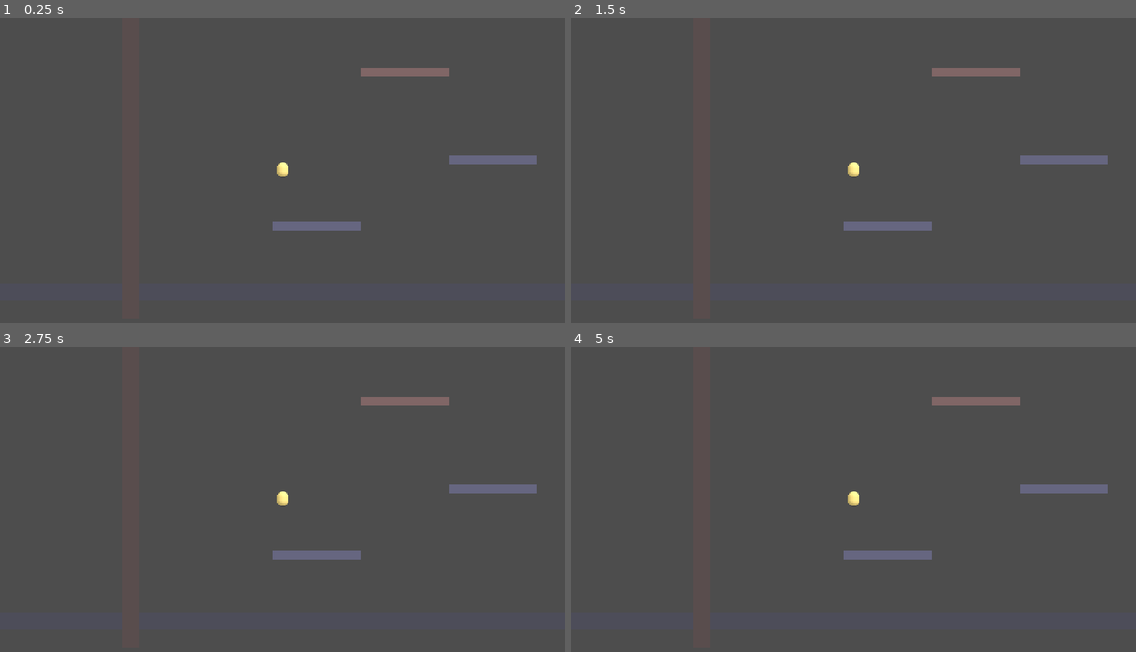
Above: before the commit, frames 1-4 (two rows, left to right).
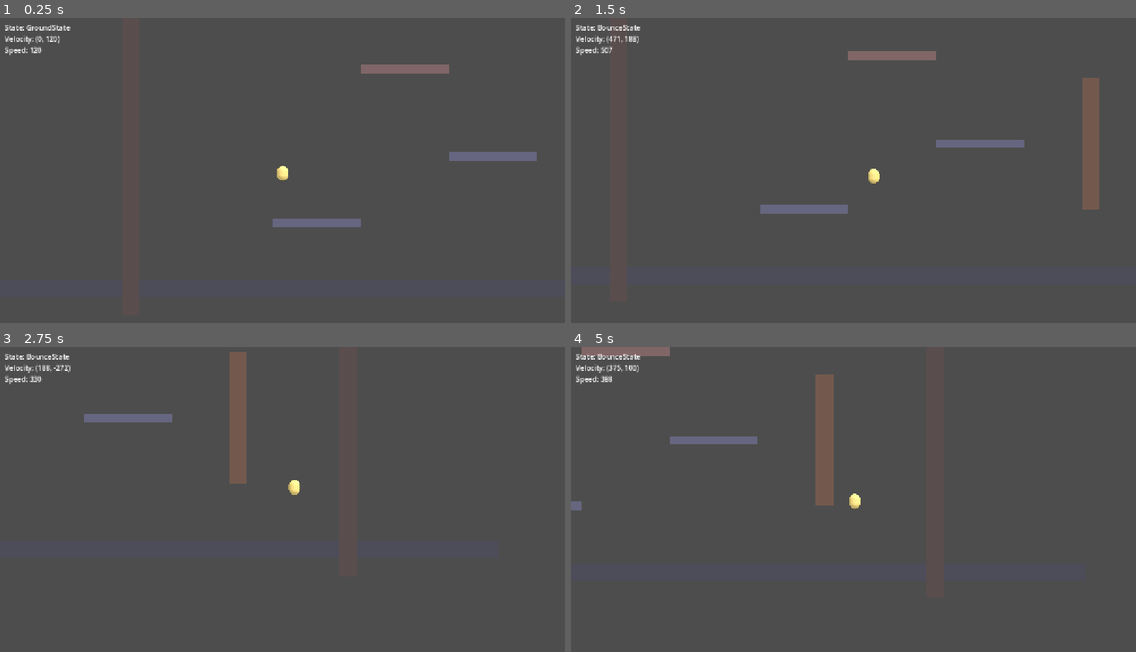
Above: after the commit, the same moments.

Repository: HaMeiAltVergessen/Mr.-Pudding
Game: Godot game, scene res://scenes/levels/test_level.tscn
Same seed, same stepped clock (60 frames per second), same inputs: the game is played once before the commit and once after it.
Inputs:
- Up to frame 1 (0.25 s): no input
- Up to frame 2 (1.5 s): hold Shift (sprint) 0.53-1.28 s; hold Right (move_right) from 0.53 s (still down); tap E (claw) at 0.6 s; tap Space (jump) at 0.77, 1.07 s; tap Shift (sprint) at 1.35 s
- Up to frame 3 (2.75 s): tap Space (jump) at 1.52, 1.55, 1.82, 2.1 s; release Right (move_right) at 2.03 s; hold Left (move_left) from 2.03 s (still down); tap E (claw) at 2.3 s
- Up to frame 4 (5 s): release Left (move_left) at 2.78 s; hold Right (move_right) 2.78-4.28 s; tap E (claw) at 2.85, 4.35 s; tap Space (jump) at 3.02, 3.32, 3.77, 3.8, 4.07, 4.52, 4.82 s; tap Shift (sprint) at 3.05 s; hold Shift (sprint) 3.53-4.28 s; hold Left (move_left) from 4.28 s (still down)

The runs differ from the first frame. In frame 1, 1.4% of the frame differs, in the area x 0-95%, y 2-70%; in frame 2, 4.4%; in frame 3, 3.6%; in frame 4, 4.1%.

Commit message:
Magic
Player hat states, in diesen kann man den bouncen usw. einstellen
nur in der level, nicht player szene editierbar.

Diff:
--- a/mr.-pudding/resources/player_physics.gd
+++ b/mr.-pudding/resources/player_physics.gd
@@ -3,18 +3,21 @@
 
 @export_group("Ground")
 @export var move_speed: float = 300.0
-@export var sprint_multiplier: float = 1.6
-@export var jump_velocity: float = -500.0
-@export var gravity: float = 980.0
+@export var sprint_multiplier: float = 3
+@export var jump_velocity: float = -400.0
+@export var gravity: float = 480.0
 @export var acceleration: float = 2000.0
 @export var friction: float = 1500.0
-@export var air_control: float = 0.6
+@export var air_control: float = 0.8
 
 @export_group("Bounce")
-@export var bounce_threshold: float = 400.0
-@export var bounce_factor: float = 0.75
+@export var bounce_threshold: float = 200.0
+@export var bounce_factor: float = 0.9
 @export var min_bounce_speed: float = 100.0
+@export var bounce_cooldown: float = 0.15
 
 @export_group("Claw")
 @export var claw_deceleration: float = 800.0
 @export var claw_max_grip_speed: float = 150.0
+@export var claw_hang_duration: float = 3.0
+@export var claw_slide_speed: float = 40.0
--- a/mr.-pudding/scenes/player/player.tscn
+++ b/mr.-pudding/scenes/player/player.tscn
@@ -1,34 +1,36 @@
-[gd_scene load_steps=8 format=3 uid="uid://cplayer00001"]
+[gd_scene load_steps=10 format=3 uid="uid://cplayer00001"]
 
-[ext_resource type="Script" path="res://scripts/player/player.gd" id="1_player"]
-[ext_resource type="Script" path="res://scripts/state_machine/state_machine.gd" id="2_sm"]
-[ext_resource type="Script" path="res://scripts/states/ground_state.gd" id="3_ground"]
-[ext_resource type="Script" path="res://scripts/states/bounce_state.gd" id="4_bounce"]
-[ext_resource type="Script" path="res://scripts/states/claw_state.gd" id="5_claw"]
-[ext_resource type="PackedScene" uid="uid://c3dviewport001" path="res://scenes/player/player_3d_viewport.tscn" id="6_visual"]
-[ext_resource type="Script" path="res://resources/player_physics.gd" id="7_physics"]
+[ext_resource type="Script" uid="uid://rld3erwwnyl5" path="res://scripts/player/player.gd" id="1_player"]
+[ext_resource type="Script" uid="uid://dsfg0uion1vwe" path="res://scripts/state_machine/state_machine.gd" id="2_sm"]
+[ext_resource type="Script" uid="uid://fojwc2av42li" path="res://scripts/states/ground_state.gd" id="3_ground"]
+[ext_resource type="Script" uid="uid://codstfrpwnii4" path="res://scripts/states/bounce_state.gd" id="4_bounce"]
+[ext_resource type="Script" uid="uid://k38qtu6sgwu3" path="res://scripts/states/claw_state.gd" id="5_claw"]
+[ext_resource type="PackedScene" uid="uid://dl3l8knm7y0to" path="res://scenes/player/player_3d_viewport.tscn" id="6_visual"]
+[ext_resource type="Script" uid="uid://celt7r5hebpvi" path="res://resources/player_physics.gd" id="7_physics"]
+
+[sub_resource type="Resource" id="Resource_physics"]
+script = ExtResource("7_physics")
+move_speed = 300.0
+sprint_multiplier = 3.0
+jump_velocity = -400.0
+gravity = 480.0
+acceleration = 2000.0
+friction = 1500.0
+air_control = 0.8
+bounce_threshold = 200.0
+bounce_factor = 0.9
+min_bounce_speed = 100.0
+bounce_cooldown = 0.15
+claw_deceleration = 800.0
+claw_max_grip_speed = 150.0
+claw_hang_duration = 3.0
+claw_slide_speed = 40.0
 
 [sub_resource type="CapsuleShape2D" id="CapsuleShape2D_player"]
 radius = 16.0
 height = 48.0
 
-[sub_resource type="Resource" id="Resource_physics"]
-script = ExtResource("7_physics")
-move_speed = 300.0
-sprint_multiplier = 1.6
-jump_velocity = -500.0
-gravity = 980.0
-acceleration = 2000.0
-friction = 1500.0
-air_control = 0.6
-bounce_threshold = 400.0
-bounce_factor = 0.75
-min_bounce_speed = 100.0
-claw_deceleration = 800.0
-claw_max_grip_speed = 150.0
-
 [node name="Player" type="CharacterBody2D"]
-floor_stop_on_slope = true
 floor_max_angle = 0.8028
 script = ExtResource("1_player")
 physics = SubResource("Resource_physics")
--- a/mr.-pudding/scripts/state_machine/state_machine.gd
+++ b/mr.-pudding/scripts/state_machine/state_machine.gd
@@ -9,16 +9,42 @@
 
 
 func _ready() -> void:
+	# Debug: check if exports resolved
+	print("[StateMachine] _ready called")
+	print("[StateMachine] player export = ", player)
+	print("[StateMachine] initial_state export = ", initial_state)
+
+	# Fallback: if player export didn't resolve, find parent CharacterBody2D
+	if not player:
+		var parent := get_parent()
+		if parent is CharacterBody2D:
+			player = parent
+			print("[StateMachine] player resolved via parent: ", player)
+
+	# Fallback: if initial_state didn't resolve, use first State child
+	if not initial_state:
+		for child: Node in get_children():
+			if child is State:
+				initial_state = child
+				print("[StateMachine] initial_state resolved to first child: ", child.name)
+				break
+
 	for child: Node in get_children():
 		if child is State:
 			states[child.name] = child
 			child.player = player
 			child.state_machine = self
 			child.init()
+			print("[StateMachine] Registered state: ", child.name, " | player set: ", child.player != null)
+
+	print("[StateMachine] Total states: ", states.size())
 
 	if initial_state:
 		current_state = initial_state
 		current_state.enter()
+		print("[StateMachine] Entered initial state: ", current_state.name)
+	else:
+		push_error("[StateMachine] No initial state found!")
 
 
 func _process(delta: float) -> void:
--- a/mr.-pudding/scripts/states/bounce_state.gd
+++ b/mr.-pudding/scripts/states/bounce_state.gd
@@ -2,15 +2,19 @@
 extends State
 
 var bounce_velocity: Vector2
+var cooldown_timer: float = 0.0
 
 
 func enter(msg: Dictionary = {}) -> void:
 	bounce_velocity = msg.get("velocity", player.velocity) as Vector2
 	player.velocity = bounce_velocity
+	cooldown_timer = 0.0
 
 
 func physics_update(delta: float) -> void:
 	var phys: PlayerPhysics = player.physics
+
+	cooldown_timer -= delta
 
 	# Gravity
 	player.velocity.y += phys.gravity * delta
@@ -24,13 +28,18 @@
 	var velocity_before: Vector2 = player.velocity
 	player.move_and_slide()
 
-	# Reflect on collision
-	for i: int in player.get_slide_collision_count():
-		var collision: KinematicCollision2D = player.get_slide_collision(i)
-		var normal: Vector2 = collision.get_normal()
-		var reflected: Vector2 = velocity_before.bounce(normal)
+	# Reflect on collision (combine normals for corner safety)
+	var collision_count: int = player.get_slide_collision_count()
+	if collision_count > 0 and cooldown_timer <= 0.0:
+		var combined_normal := Vector2.ZERO
+		for i: int in collision_count:
+			combined_normal += player.get_slide_collision(i).get_normal()
+		combined_normal = combined_normal.normalized()
+
+		var reflected: Vector2 = velocity_before.bounce(combined_normal)
 		reflected *= phys.bounce_factor
 		player.velocity = reflected
+		cooldown_timer = phys.bounce_cooldown
 
 	# Exit: speed drops below threshold
 	if player.velocity.length() < phys.min_bounce_speed:
--- a/mr.-pudding/scripts/states/claw_state.gd
+++ b/mr.-pudding/scripts/states/claw_state.gd
@@ -3,6 +3,7 @@
 
 var surface_normal: Vector2
 var grip_velocity: float
+var hang_timer: float
 
 
 func enter(_msg: Dictionary = {}) -> void:
@@ -10,10 +11,13 @@
 	var tangent: Vector2 = Vector2(-surface_normal.y, surface_normal.x)
 	grip_velocity = player.velocity.dot(tangent)
 	player.velocity = Vector2.ZERO
+	hang_timer = 0.0
 
 
 func physics_update(delta: float) -> void:
 	var phys: PlayerPhysics = player.physics
+
+	hang_timer += delta
 
 	# Decelerate toward zero
 	grip_velocity = move_toward(grip_velocity, 0.0, phys.claw_deceleration * delta)
@@ -28,10 +32,18 @@
 	var tangent: Vector2 = Vector2(-surface_normal.y, surface_normal.x)
 	player.velocity = tangent * grip_velocity
 
+	# Slide downward while clinging
+	player.velocity.y += phys.claw_slide_speed * delta
+
 	# Push into surface to maintain contact
 	player.velocity -= surface_normal * 10.0
 
 	player.move_and_slide()
+
+	# Exit: hang time expired
+	if hang_timer >= phys.claw_hang_duration:
+		state_machine.transition_to(&"GroundState")
+		return
 
 	# Exit: released claw
 	if Input.is_action_just_released(&"claw"):
--- a/mr.-pudding/scripts/states/ground_state.gd
+++ b/mr.-pudding/scripts/states/ground_state.gd
@@ -3,10 +3,17 @@
 
 
 func enter(_msg: Dictionary = {}) -> void:
-	pass
+	print("[GroundState] Entered. Player = ", player, " | Physics = ", player.physics if player else "NO PLAYER")
 
 
 func physics_update(delta: float) -> void:
+	if not player:
+		print("[GroundState] ERROR: player is null!")
+		return
+	if not player.physics:
+		print("[GroundState] ERROR: player.physics is null!")
+		return
+
 	var phys: PlayerPhysics = player.physics
 
 	# Gravity
Not shown: 1 places in mr.-pudding/scenes/player/player.tscn that only renumber resources
